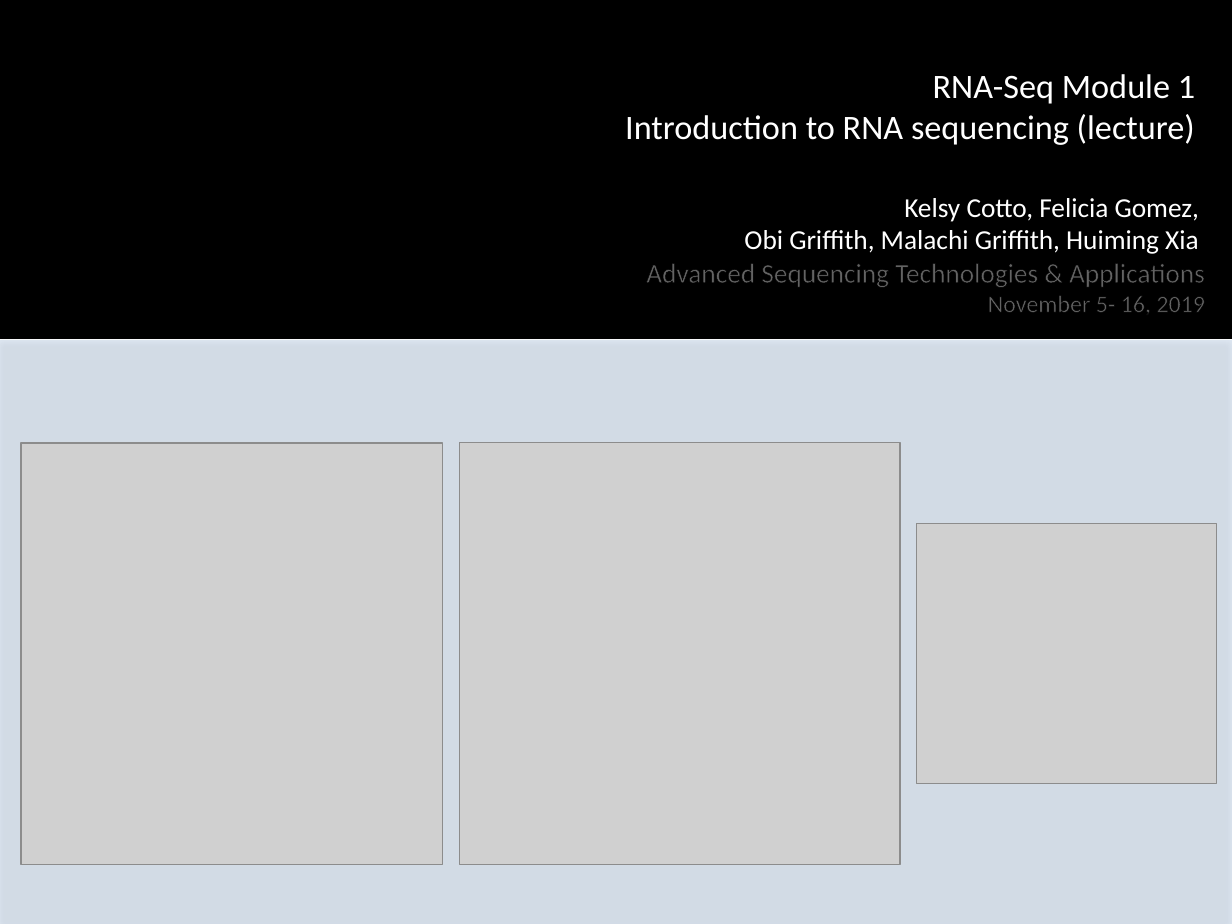
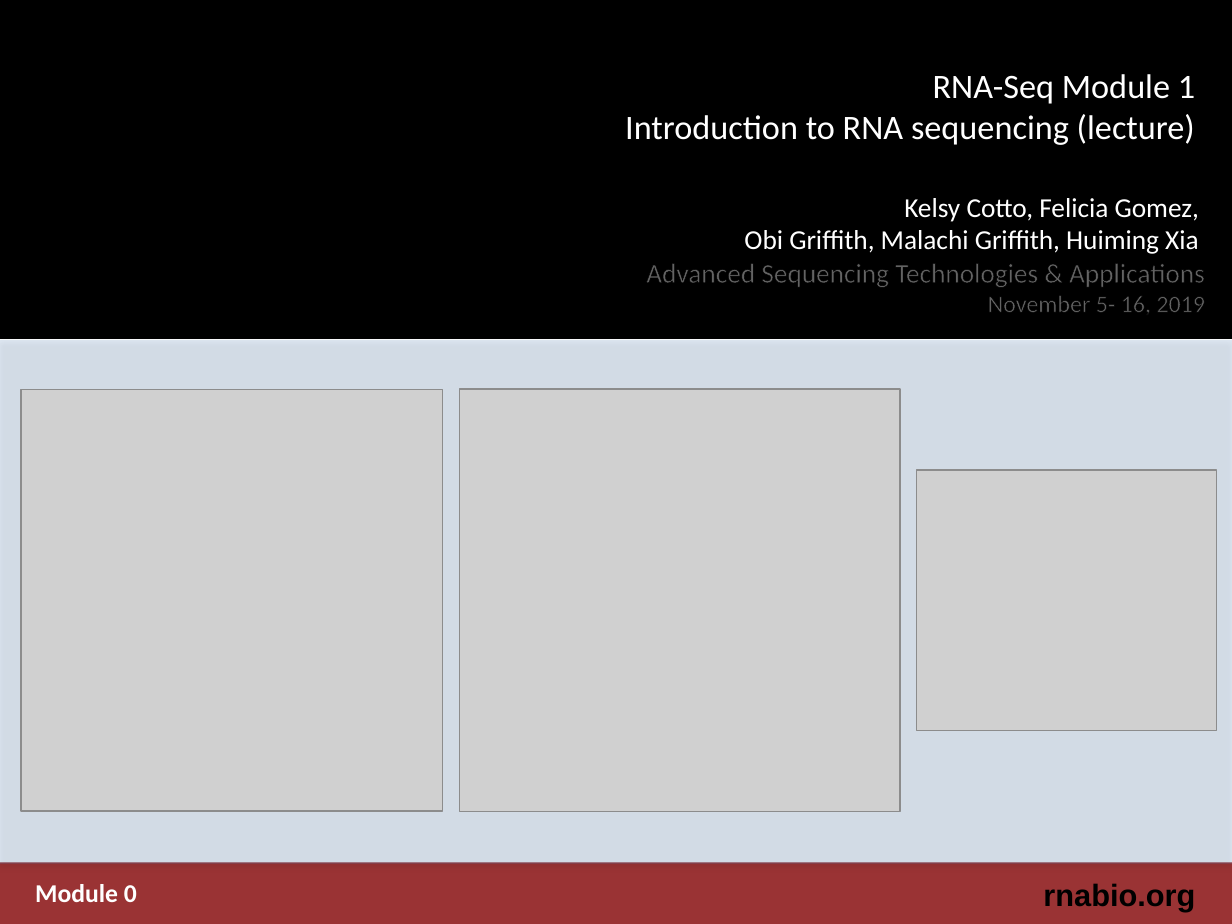
Before and after one commit to griffithlab/rnabio.org, a slide deck: slide 1 of assets/lectures/cshl/2019/full/RNASeq_Module0_IntrotoRNA.pptx. Drawn at 1232x924 pixels with LibreOffice and Linux fonts; fonts in the diff are those of the drawing; grey boxes stand for pictures; background and template pictures are left out. Boxes give left, top, right and bottom in pixels: in the first picture for what was removed or moved away, otherwise in the second. Text is boxed around its words. In the diff, an @@ line names an element or a change of style, - is before the commit and + after.

```diff
--- a/assets/lectures/cshl/2019/full/RNASeq_Module0_IntrotoRNA.pptx
+++ b/assets/lectures/cshl/2019/full/RNASeq_Module0_IntrotoRNA.pptx
@@ rectangle: place and size @@
-rectangle at [0,340,1232,924]
+rectangle at [0,340,1232,864]
@@ 3 pictures: place and size @@
-3 pictures at [21,442,1216,865]
+3 pictures at [21,389,1216,812]
@@ rectangle added at [0,862,1232,924], fill #9A3334 @@
@@ text added at [35,884,137,902], 15 pt, text #FFFFFF, bold @@
+Module 0
@@ text added at [1043,883,1195,911], 18 pt, text #000000, bold @@
+rnabio.org
```
Also in this commit, not shown: 25 other slides changed.
